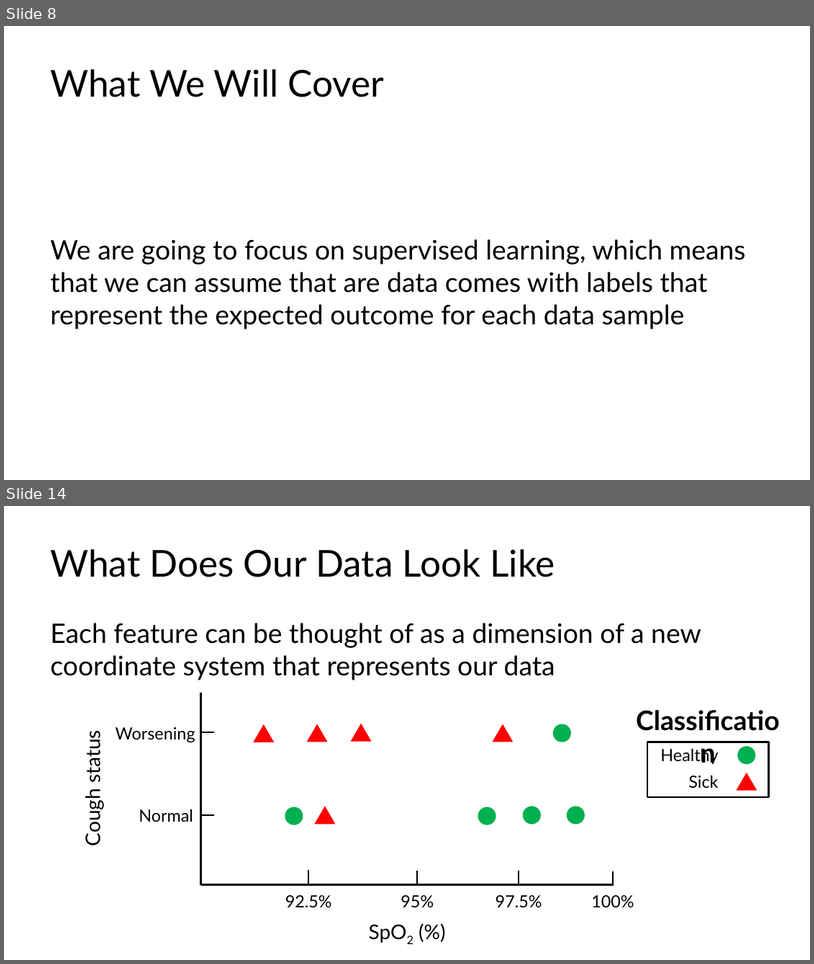
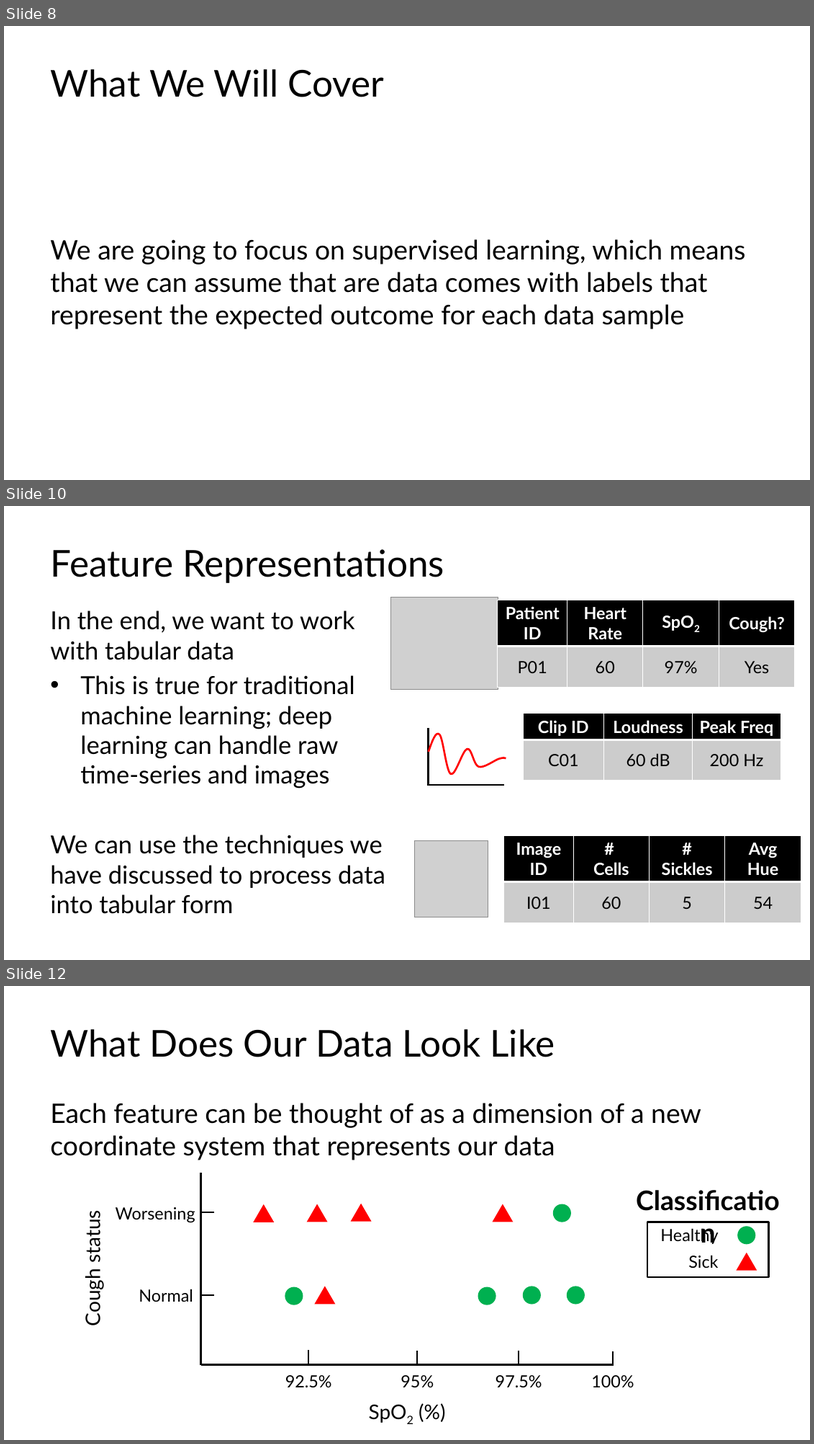
Before and after one commit to C4M-UofT/C4M-UofT.github.io, a slide deck: lectures/winter/6_ml_workflow/MachineLearning_tutorial.pptx. Shown one above the other, each under a label of ours: slides 8 and 14 before the commit, slides 8, 10 and 12 after it; the slides between them are not shown. The pictures are 814x964 and 814x1444 pixels, drawn with LibreOffice and Linux fonts; fonts in the diff are those of the drawing; grey boxes stand for pictures. Boxes give left, top, right and bottom in pixels: in the first picture for what was removed or moved away, otherwise in the second. Text is boxed around its words. In the diff, an @@ line names an element or a change of style, - is before the commit and + after.

```diff
--- a/lectures/winter/6_ml_workflow/MachineLearning_tutorial.pptx
+++ b/lectures/winter/6_ml_workflow/MachineLearning_tutorial.pptx
@@ slide 10 added at bbox=[4, 506, 810, 960], background #FFFFFF @@
@@ title added at bbox=[50, 549, 445, 583], 44 pt, text #000000 @@
+Feature Representations
@@ text added at bbox=[50, 610, 386, 914], 29.6 pt, text #000000 @@
+In the end, we want to work with tabular data
+• This is true for traditional machine learning; deep learning can handle raw time-series and images
+We can use the techniques we have discussed to process data into tabular form
@@ picture added at bbox=[391, 597, 498, 690] @@
@@ table added at bbox=[498, 600, 795, 687], 2 rows, 4 columns @@
+Patient ID | Heart Rate | SpO2 | Cough?
+P01 | 60 | 97% | Yes
@@ table added at bbox=[523, 713, 781, 800], 2 rows, 3 columns @@
+Clip ID | Loudness | Peak Freq
+C01 | 60 dB | 200 Hz
@@ line added from (429, 728) to (429, 785), #000000 2 pt @@
@@ freeform shape added at bbox=[429, 734, 506, 774], outline #FF0000 2.25 pt @@
@@ line added from (504, 785) to (429, 785), #000000 2 pt @@
@@ picture added at bbox=[415, 841, 489, 917] @@
@@ table added at bbox=[504, 835, 801, 922], 2 rows, 4 columns @@
+Image ID | # Cells | # Sickles | Avg Hue
+I01 | 60 | 5 | 54
@@ what was slide 14 is now slide 12 @@
```
Also in this commit, not shown: 17 slides changed, 8 other slides added, 5 slides removed, 8 other files.
